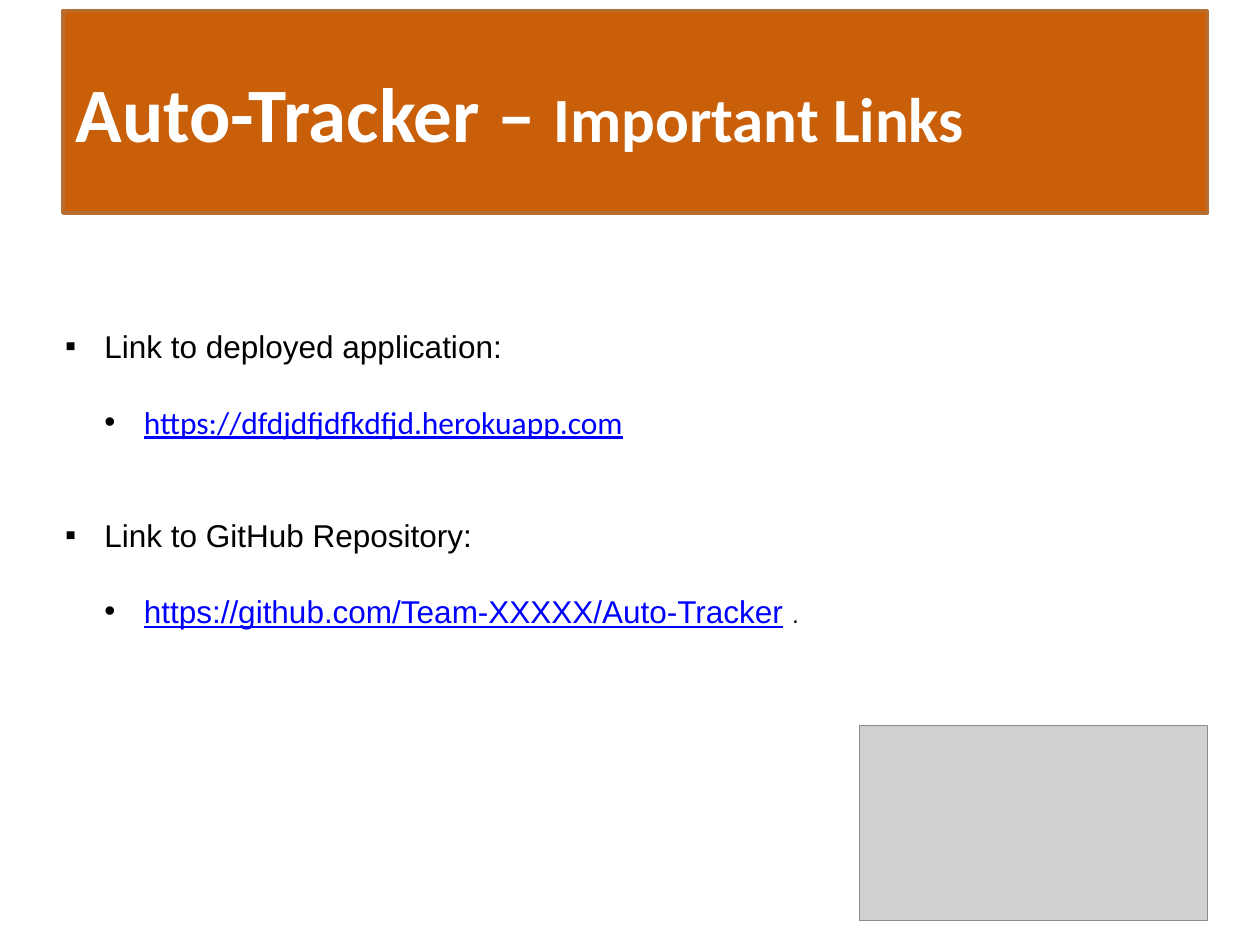
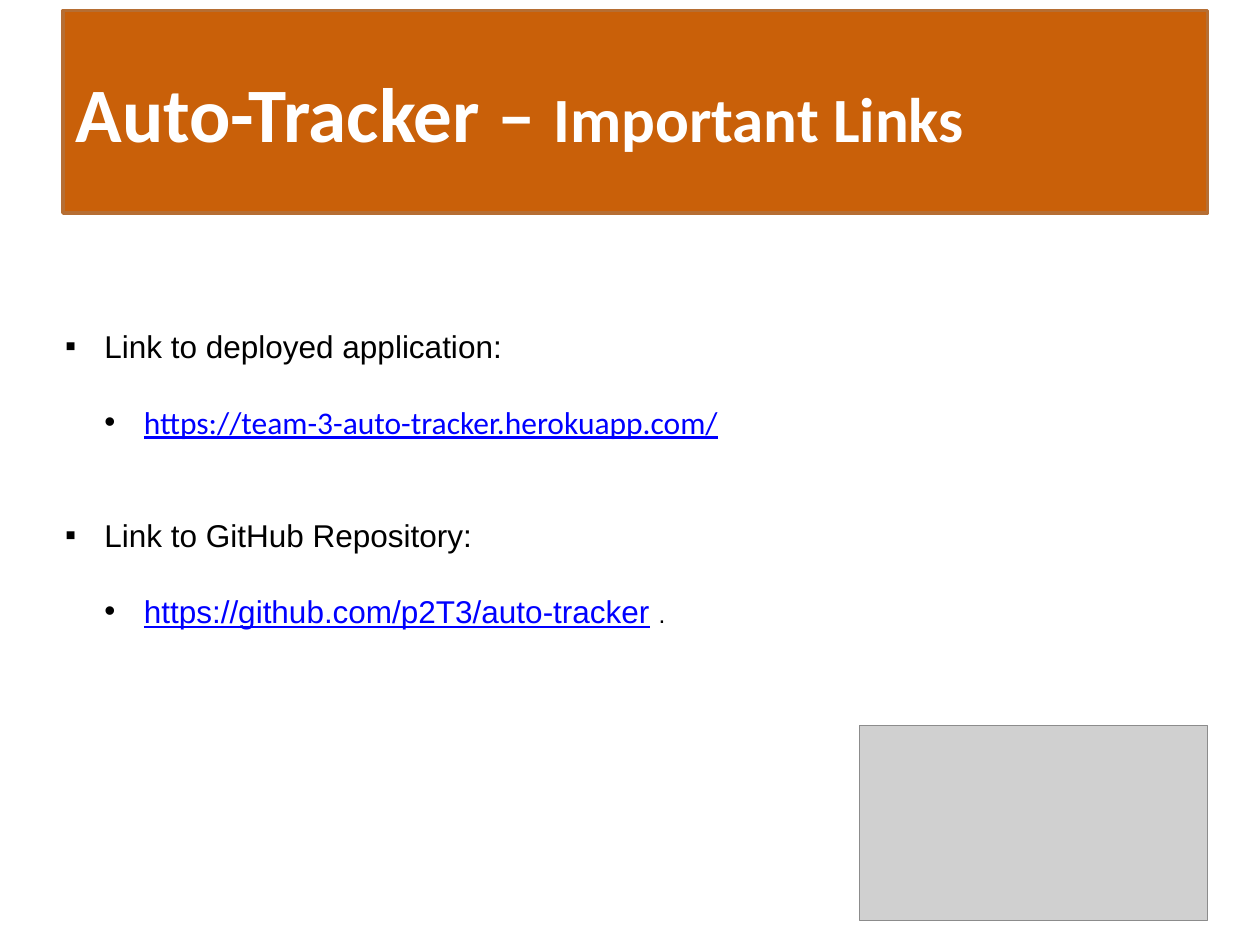
Before and after one commit to p2T3/auto-tracker, a slide deck: slide 9 of public/assets/Auto-Tracker-Presentation.pptx. Drawn at 1260x945 pixels with LibreOffice and Linux fonts; fonts in the diff are those of the drawing; grey boxes stand for pictures. Boxes give left, top, right and bottom in pixels: in the first picture for what was removed or moved away, otherwise in the second. Text is boxed around its words. In the diff, an @@ line names an element or a change of style, - is before the commit and + after.

```diff
--- a/public/assets/Auto-Tracker-Presentation.pptx
+++ b/public/assets/Auto-Tracker-Presentation.pptx
@@ text at (x1=144, y1=412, x2=718, y2=439): text changed @@
-      • https://dfdjdfjdfkdfjd.herokuapp.com
+      • https://team-3-auto-tracker.herokuapp.com/
@@ text at (x1=144, y1=600, x2=650, y2=629): text changed @@
-  • https://github.com/Team-XXXXX/Auto-Tracker .
+  • https://github.com/p2T3/auto-tracker .
```
Also in this commit, not shown: 7 other slides changed, 1 other file.
